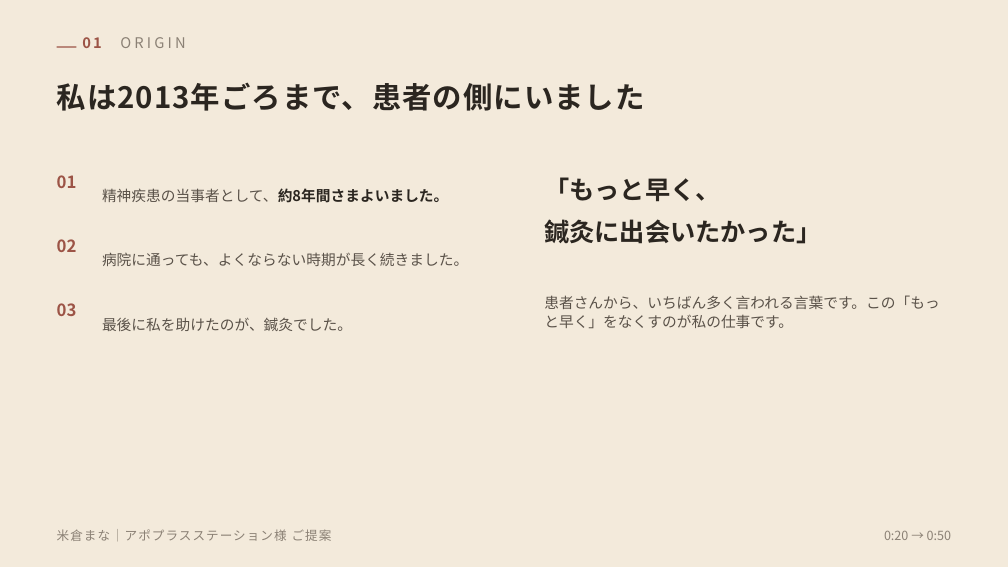
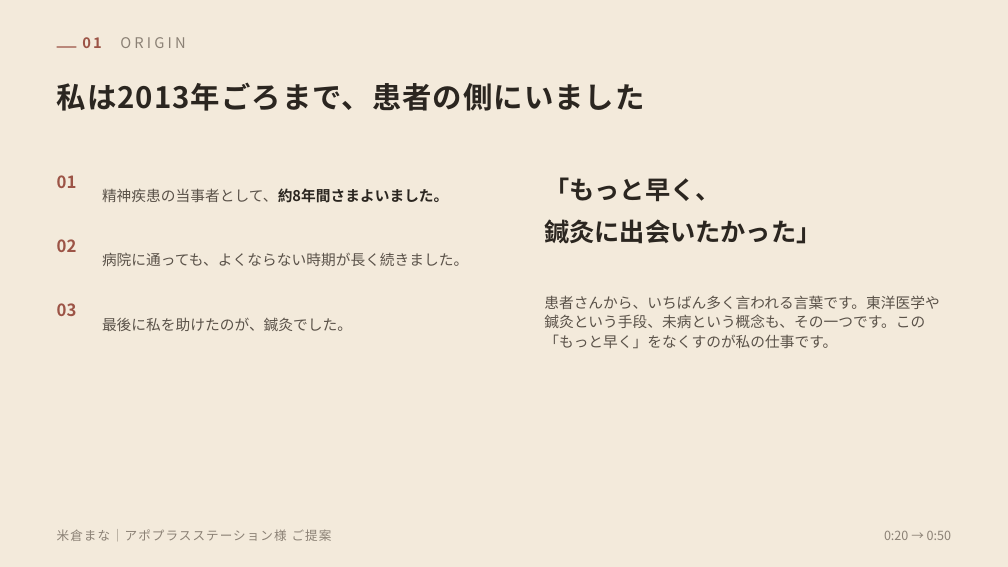
Before and after one commit to mananyon/manayonekura, a slide deck: slide 2 of proposals/米倉まな_アポプラスステーション様ご提案_導入.pptx. Drawn at 1008x567 pixels with LibreOffice and Linux fonts; fonts in the diff are those of the drawing. Boxes give left, top, right and bottom in pixels: in the first picture for what was removed or moved away, otherwise in the second. Text is boxed around its words. In the diff, an @@ line names an element or a change of style, - is before the commit and + after.

```diff
--- a/proposals/米倉まな_アポプラスステーション様ご提案_導入.pptx
+++ b/proposals/米倉まな_アポプラスステーション様ご提案_導入.pptx
@@ text at bbox=[544, 295, 939, 349]: text changed @@
-患者さんから、いちばん多く言われる言葉です。この「もっと早く」をなくすのが私の仕事です。
+患者さんから、いちばん多く言われる言葉です。東洋医学や鍼灸という手段、未病という概念も、その一つです。この「もっと早く」をなくすのが私の仕事です。
```
Also in this commit, not shown: 5 other slides changed, 4 other files.
